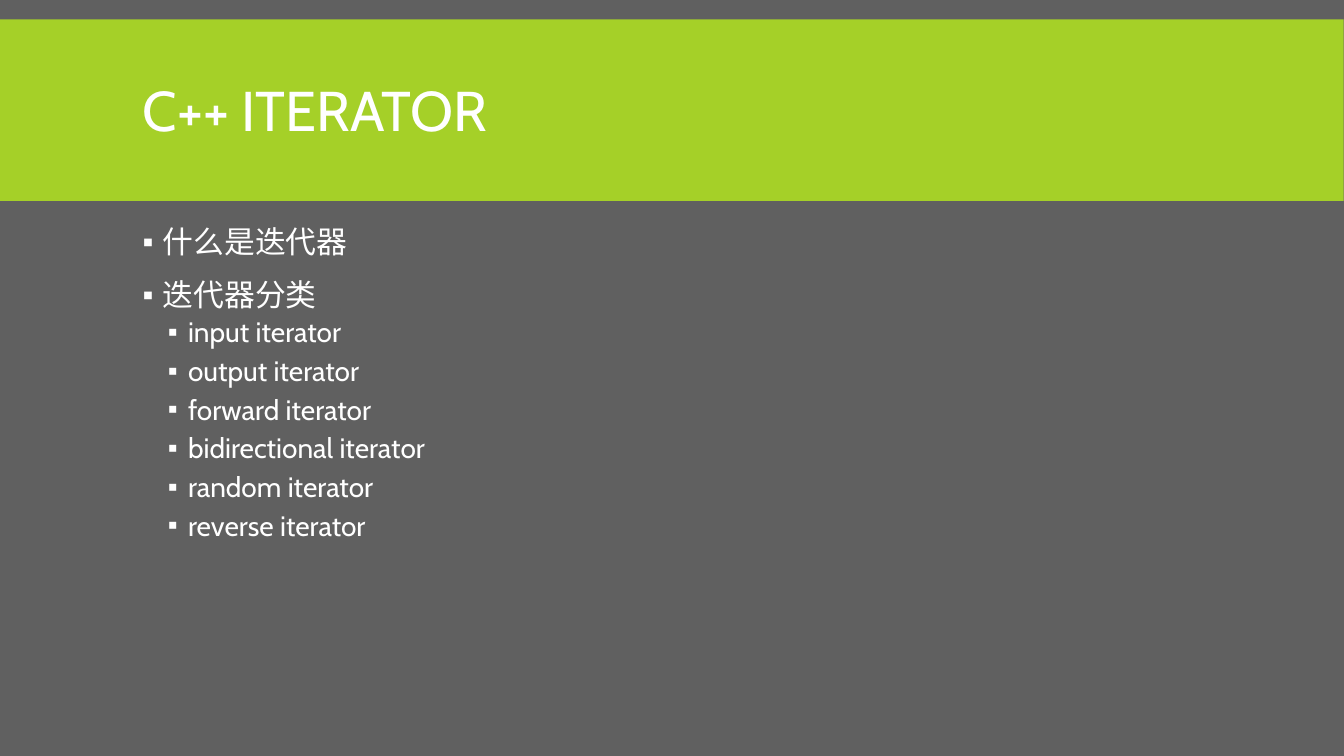
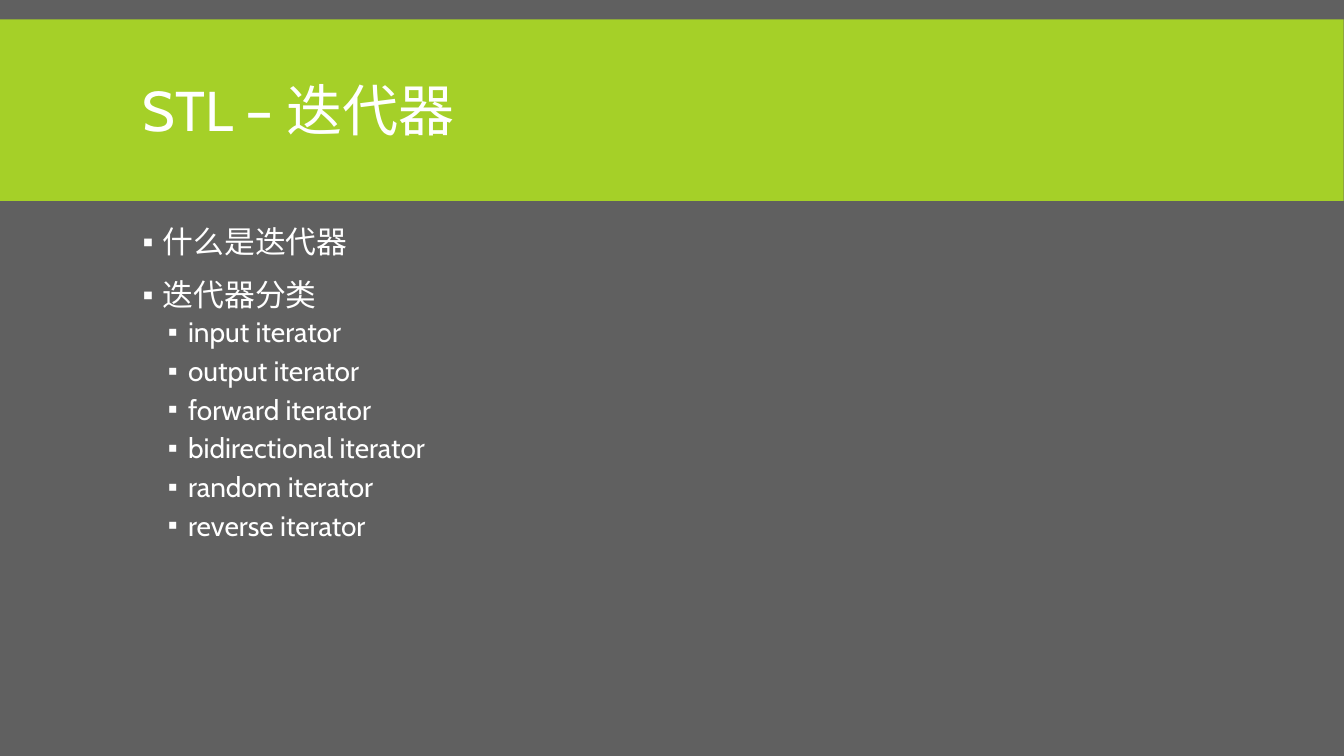
Before and after one commit to albertclass/Lessons, a slide deck: slide 49 of advance c++/courseware.pptx (slide 50 before the commit). Drawn at 1344x756 pixels with LibreOffice and Linux fonts; fonts in the diff are those of the drawing. Boxes give left, top, right and bottom in pixels: in the first picture for what was removed or moved away, otherwise in the second. Text is boxed around its words. In the diff, an @@ line names an element or a change of style, - is before the commit and + after.

```diff
--- a/advance c++/courseware.pptx
+++ b/advance c++/courseware.pptx
@@ title at <box>143,84,454,136</box>: text changed @@
-C++ ITERATOR
+STL – 迭代器
```
Also in this commit, not shown: 4 other slides changed, 6 slides added, 3 slides removed, 5 other files.
